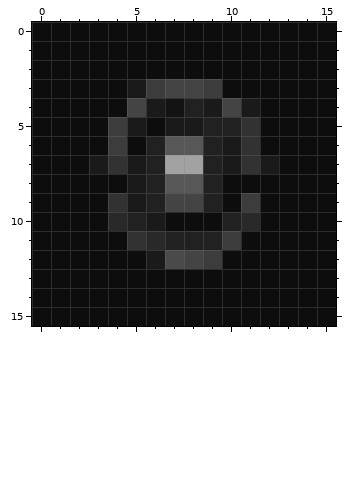
Pixel-art sprite -- static/img/favicon-16x16.png. Above: the version before the commit.
The file is 16x16 pixels. Colours within 5 levels of each other are drawn and written as one.
The result:
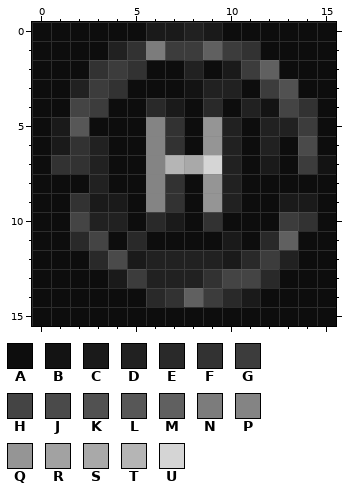
Palette (. is transparent): A #0d0d0d  B #131313  C #1a1a1a  D #212121  E #292929  F #323232  G #3c3c3c  H #444444  J #4a4a4a  K #515151  L #575757  M #606060  N #7c7c7c  P #848484  Q #959595  R #a2a2a2  S #a9a9a9  T #b5b5b5  U #d5d5d5
The exact change:
Changed rows in their new state; - is an unchanged pixel.
first column x 1:
 0 -----CCDC------
 1 ---DFNGGMGF----
 2 --FGF--D-CGM---
 3 -DGFAAABDD-GK--
 4 -HG-AECAEADBHF-
 5 CL-AAPFAQ-ADDG-
 6 CFDA-PFAQDAD-J-
 7 FFDAAPTSUDA--GB
 8 --D-APFAQD-----
 9 -FCCAPFAQDA-CC-
10 -HDDAEC-FAA-GF-
11 -EH-EAAAAC-EM--
12 --EJCDDDDCEGD--
13 ---CGDDDFHHE---
14 -----EFMGEC----
